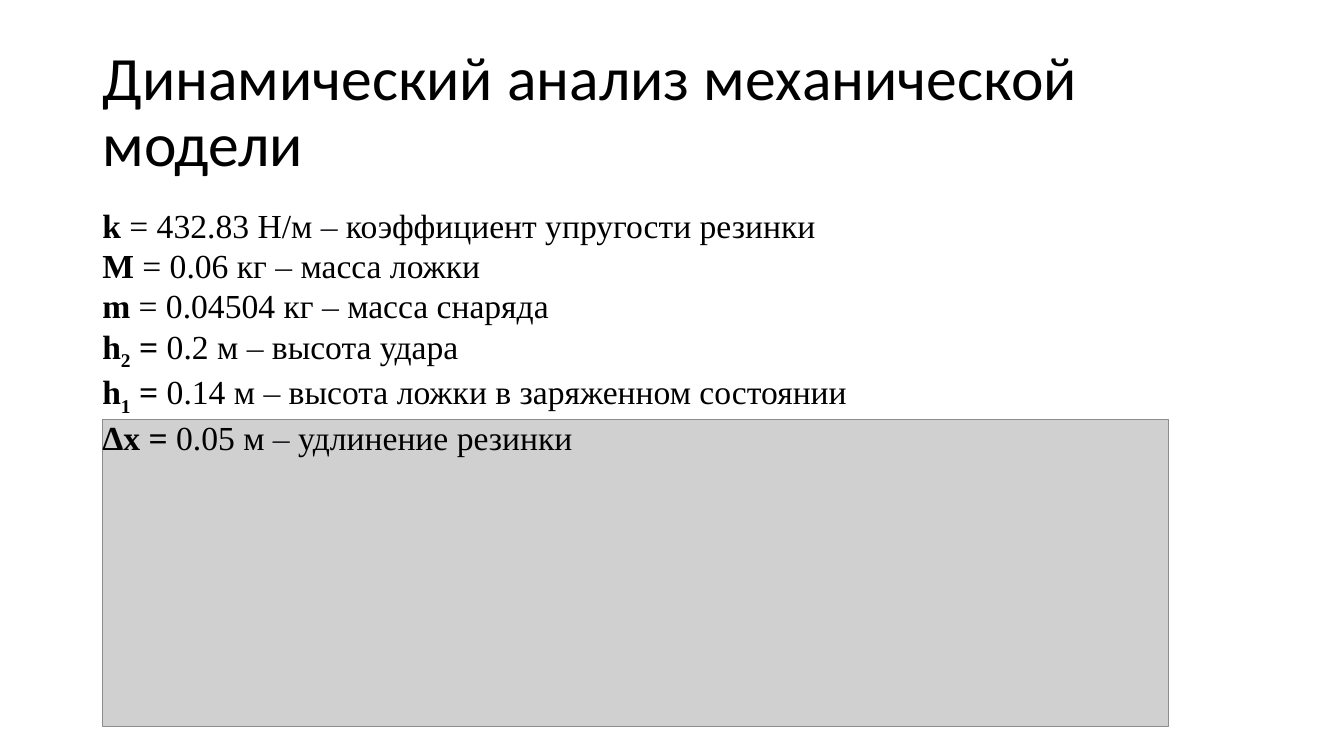
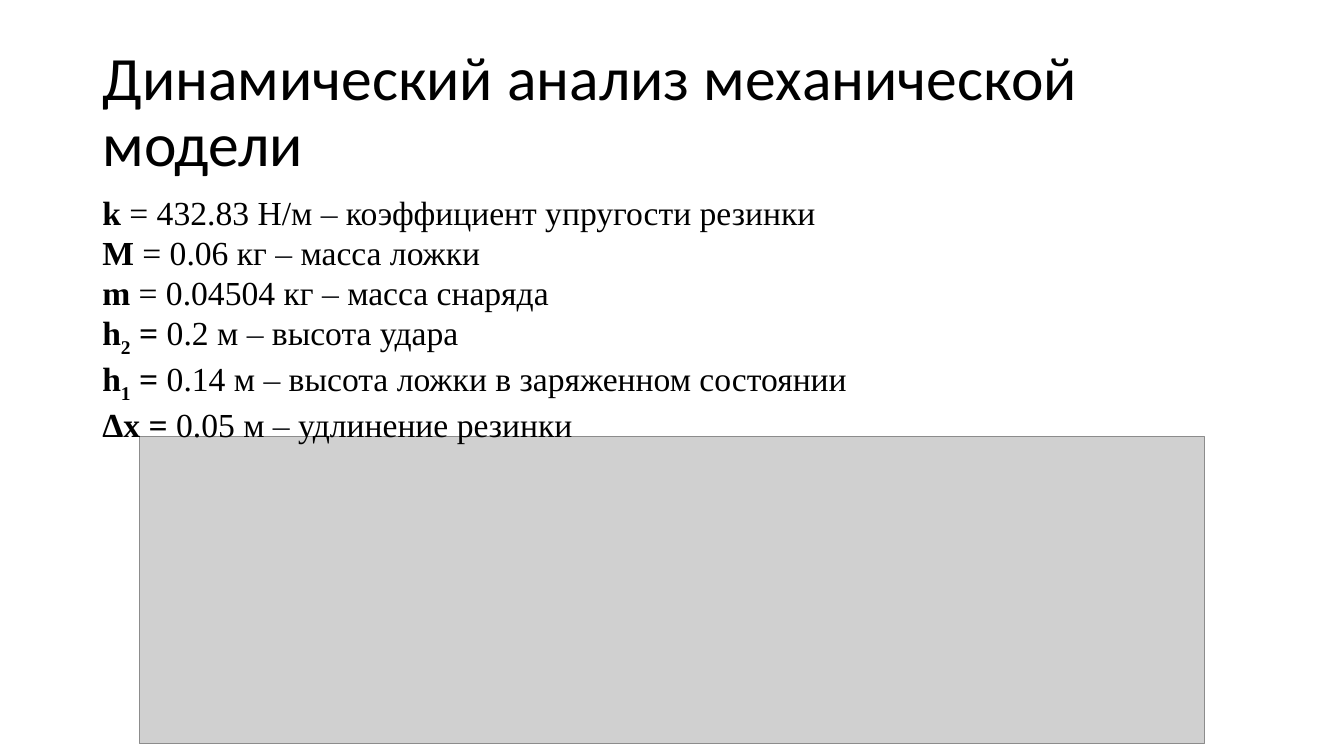
Before and after one commit to IlS0/Mechanics, a slide deck: slide 2 of Презентация.pptx. Drawn at 1344x756 pixels with LibreOffice and Linux fonts; fonts in the diff are those of the drawing; grey boxes stand for pictures. Boxes give left, top, right and bottom in pixels: in the first picture for what was removed or moved away, otherwise in the second. Text is boxed around its words. In the diff, an @@ line names an element or a change of style, - is before the commit and + after.

```diff
--- a/Презентация.pptx
+++ b/Презентация.pptx
@@ text "k = 432.83 Н/м – ..." moved from (x1=102, y1=214, x2=846, y2=457) to (x1=102, y1=201, x2=846, y2=444) @@
@@ picture moved from (x1=103, y1=420, x2=1169, y2=727) to (x1=139, y1=438, x2=1205, y2=744) @@
```
Also in this commit, not shown: 1 other slide changed, 2 slides added.
